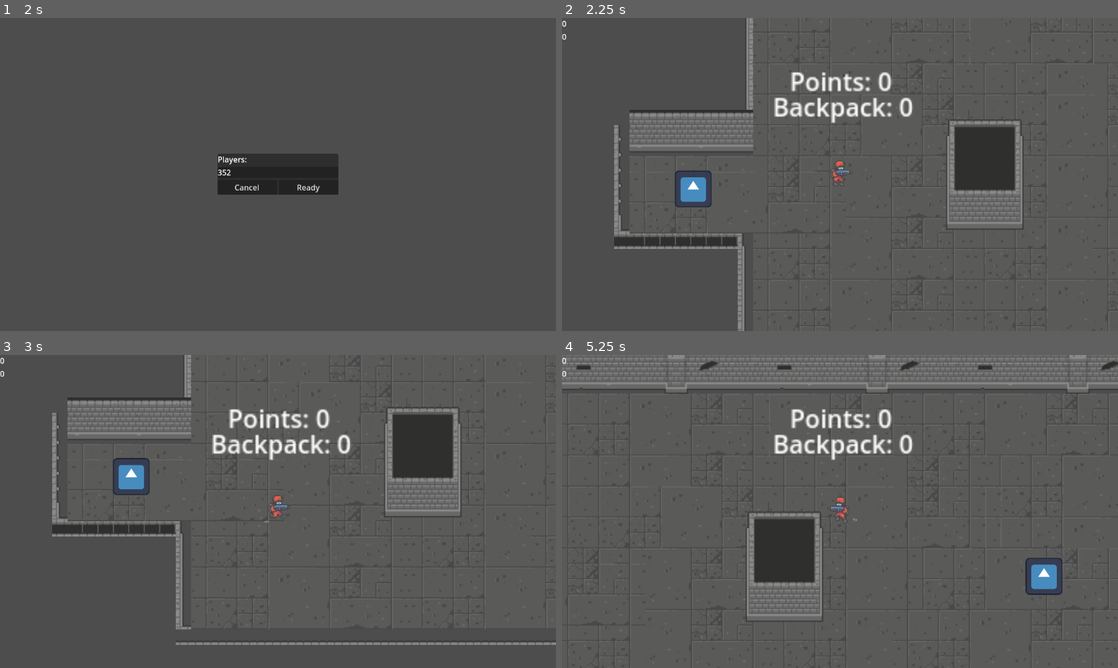
Above: before the commit, frames 1-4 (two rows, left to right).
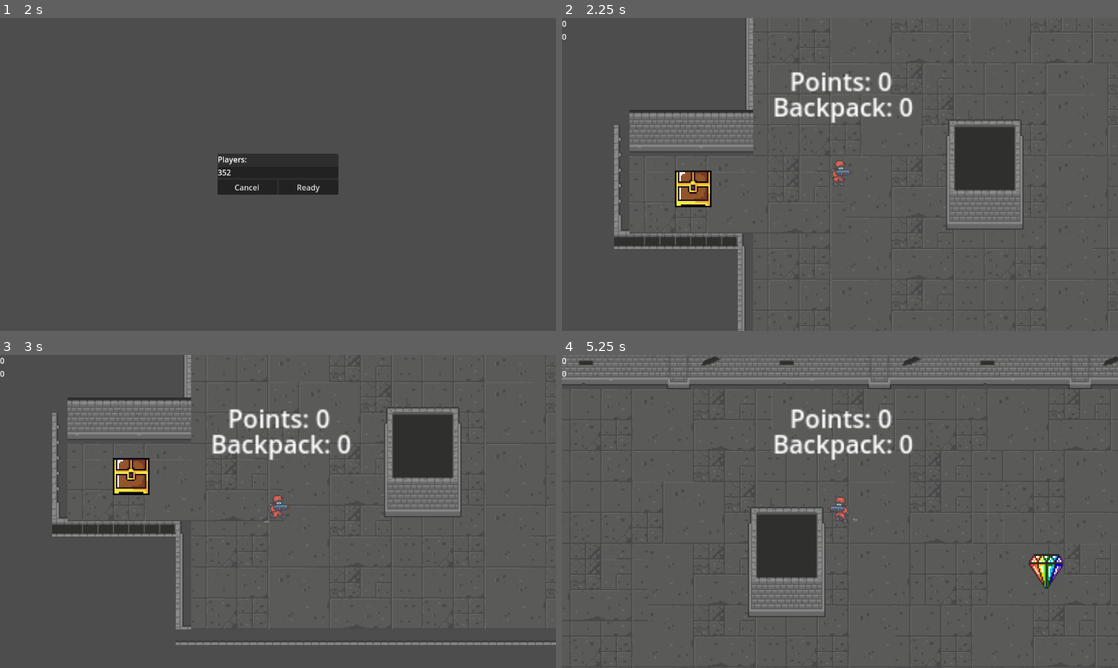
Above: after the commit, the same moments.

Repository: Milwer7/Tiamat-Studios-Game
Game: Godot game, scene res://scenes/lobby.tscn
The game is run twice, just before and just after one commit, with the same random seed, the same clock (stepped at 60 frames per second) and the same inputs. The engine's default icon, where the game draws it, is replaced by a stand-in: a white triangle on a blue panel in a dark square.
Inputs:
- Up to frame 1 (2 s): tap Enter at 0.5 s; hold D (move_right) 0.53-1.25 s; tap E (pick) at 0.6 s; click "Host" at 1.25 s
- Up to frame 2 (2.25 s): click "Ready" at 2 s
- Up to frame 3 (3 s): hold S (move_down) from 2.78 s (still down); tap E (pick) at 2.85 s
- Up to frame 4 (5.25 s): release S (move_down) at 3.53 s; hold D (move_right) 3.53-4.28 s; tap E (pick) at 3.6, 4.35, 5.1 s; hold W (move_up) 4.28-5.03 s; hold A (move_left) from 5.03 s (still down)

Frame 1 is identical in both runs. In frame 2, 0.8% of the frame differs, in the area x 20-27%, y 48-61%; in frame 3, 0.8%; in frame 4, 5.9%, in the area x 0-100%, y 0-100%.
Error in both runs: Cannot call method 'get_unique_id' on a null value. (res://scripts/lobby.gd:97)

Commit message:
colectable y depósito assets distinguibles

Diff:
--- a/scenes/Player.tscn
+++ b/scenes/Player.tscn
@@ -6,8 +6,8 @@
 [ext_resource type="Texture2D" uid="uid://4047g70hab2p" path="res://assets/TeamGunner_By_SecretHideout_060519/CHARACTER_SPRITES/Red/Gunner_Red_Run.png" id="4_auljk"]
 
 [sub_resource type="CapsuleShape2D" id="CapsuleShape2D_y08x6"]
-radius = 3.33333
-height = 6.66667
+radius = 3.0
+height = 10.0
 
 [sub_resource type="CircleShape2D" id="CircleShape2D_rfwvt"]
 radius = 33.0151
@@ -168,8 +168,7 @@
 script = ExtResource("1_jd037")
 
 [node name="CollisionShape2D" type="CollisionShape2D" parent="."]
-visible = false
-position = Vector2(-2, 10)
+position = Vector2(0, -1)
 scale = Vector2(3, 3)
 shape = SubResource("CapsuleShape2D_y08x6")
 
--- a/scenes/collectable.tscn
+++ b/scenes/collectable.tscn
@@ -1,7 +1,7 @@
 [gd_scene load_steps=4 format=3 uid="uid://1rsjd4d8tfpq"]
 
 [ext_resource type="Script" path="res://scripts/collectable.gd" id="1_407ee"]
-[ext_resource type="Texture2D" uid="uid://dbyqqjm6xqy8h" path="res://icon.svg" id="2_554y7"]
+[ext_resource type="Texture2D" uid="uid://c14q3gf5p5tqg" path="res://diamante.jpg" id="2_bh6ye"]
 
 [sub_resource type="RectangleShape2D" id="RectangleShape2D_pkxny"]
 
@@ -9,8 +9,11 @@
 script = ExtResource("1_407ee")
 
 [node name="Sprite2D" type="Sprite2D" parent="."]
-texture = ExtResource("2_554y7")
+position = Vector2(0.499997, -1.00001)
+scale = Vector2(0.233333, 0.346821)
+texture = ExtResource("2_bh6ye")
 
 [node name="CollisionShape2D" type="CollisionShape2D" parent="."]
+visible = false
 scale = Vector2(6, 6)
 shape = SubResource("RectangleShape2D_pkxny")
--- a/scenes/deposit.tscn
+++ b/scenes/deposit.tscn
@@ -1,7 +1,7 @@
 [gd_scene load_steps=5 format=3 uid="uid://dulc5e1gagkko"]
 
-[ext_resource type="Texture2D" uid="uid://dbyqqjm6xqy8h" path="res://icon.svg" id="1_2qsdk"]
 [ext_resource type="Script" path="res://scripts/deposit.gd" id="1_iefww"]
+[ext_resource type="Texture2D" uid="uid://b5mo2xjohcnn" path="res://chest.png" id="2_x3fvh"]
 
 [sub_resource type="RectangleShape2D" id="RectangleShape2D_bd5fd"]
 size = Vector2(128, 128)
@@ -18,7 +18,9 @@
 shape = SubResource("RectangleShape2D_bd5fd")
 
 [node name="Sprite2D" type="Sprite2D" parent="Area2D"]
-texture = ExtResource("1_2qsdk")
+position = Vector2(-0.500006, -3.8147e-06)
+scale = Vector2(0.15995, 0.219931)
+texture = ExtResource("2_x3fvh")
 
 [node name="CollisionShape2D" type="CollisionShape2D" parent="."]
 shape = SubResource("CircleShape2D_q8tj5")
Binary file added: chest.png
Not shown, added: chest.png.import
Binary file added: diamante.jpg
Not shown, added: diamante.jpg.import
Not shown, added: chest.jfif
Not shown, added: objeto-juego-bits-cofre-pixel-art-madera-oro_360488-77.avif
